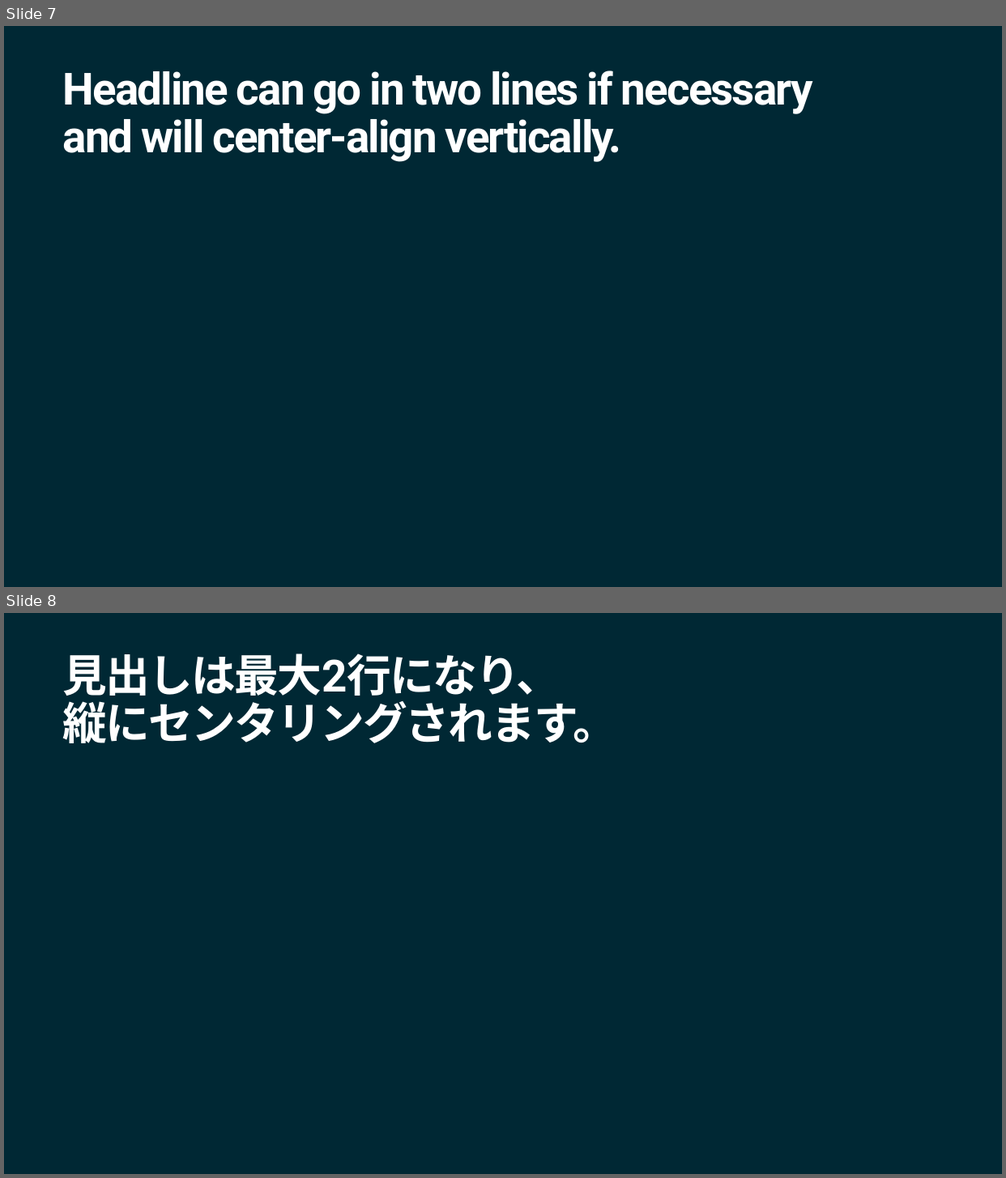
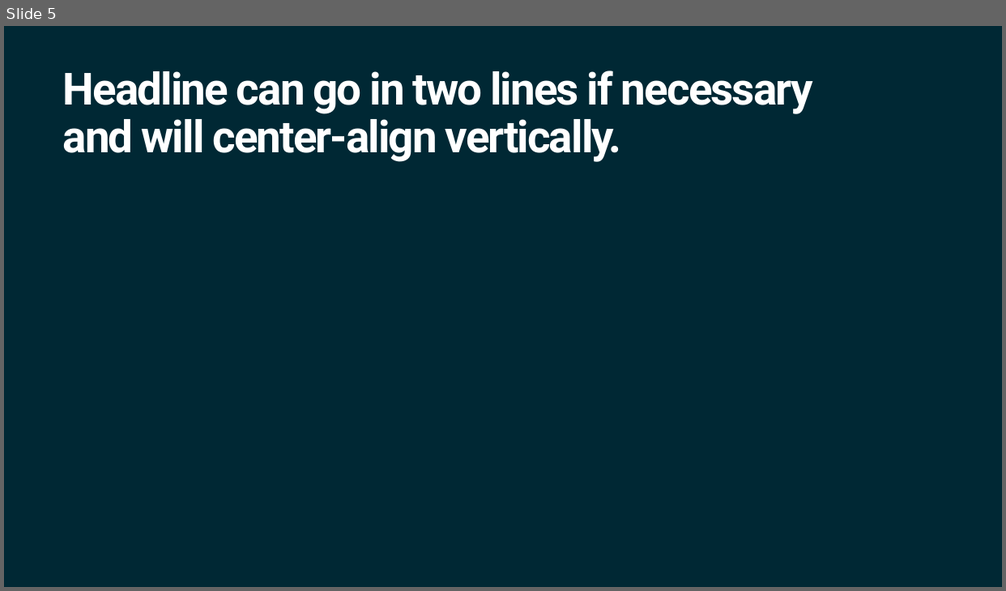
Before and after one commit to ArturoNereu/Unity2DAnimation, a slide deck: Presentations/Future2DAnim_Tokyo.pptx. Shown one above the other, each under a label of ours: slides 7 and 8 before the commit, slide 5 after it. The pictures are 1006x1178 and 1006x591 pixels, drawn with LibreOffice and Linux fonts; fonts in the diff are those of the drawing; background and template pictures are left out. Boxes give left, top, right and bottom in pixels: in the first picture for what was removed or moved away, otherwise in the second. Text is boxed around its words. In the diff, an @@ line names an element or a change of style, - is before the commit and + after.

```diff
--- a/Presentations/Future2DAnim_Tokyo.pptx
+++ b/Presentations/Future2DAnim_Tokyo.pptx
@@ slide 8 removed at <box>4,613,1002,1174</box>, background #002834 @@
@@ title removed at <box>63,653,617,743</box> @@
-見出しは最大2行になり、
-縦にセンタリングされます。
@@ what was slide 7 is now slide 5 @@
```
Also in this commit, not shown: 2 slides changed, 6 slides added, 4 other slides removed.
